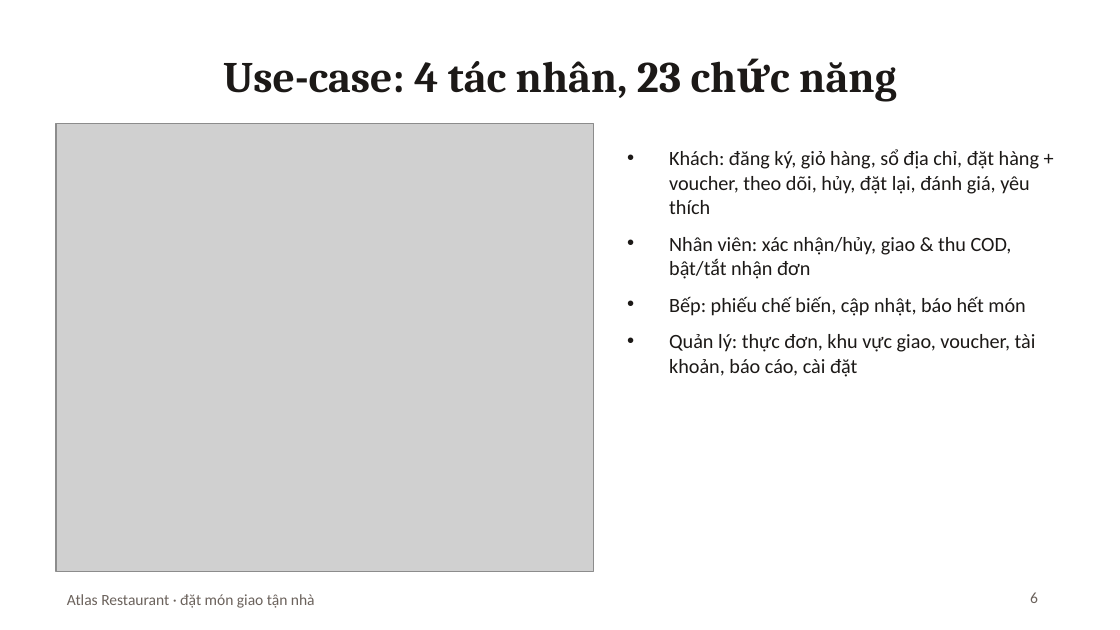
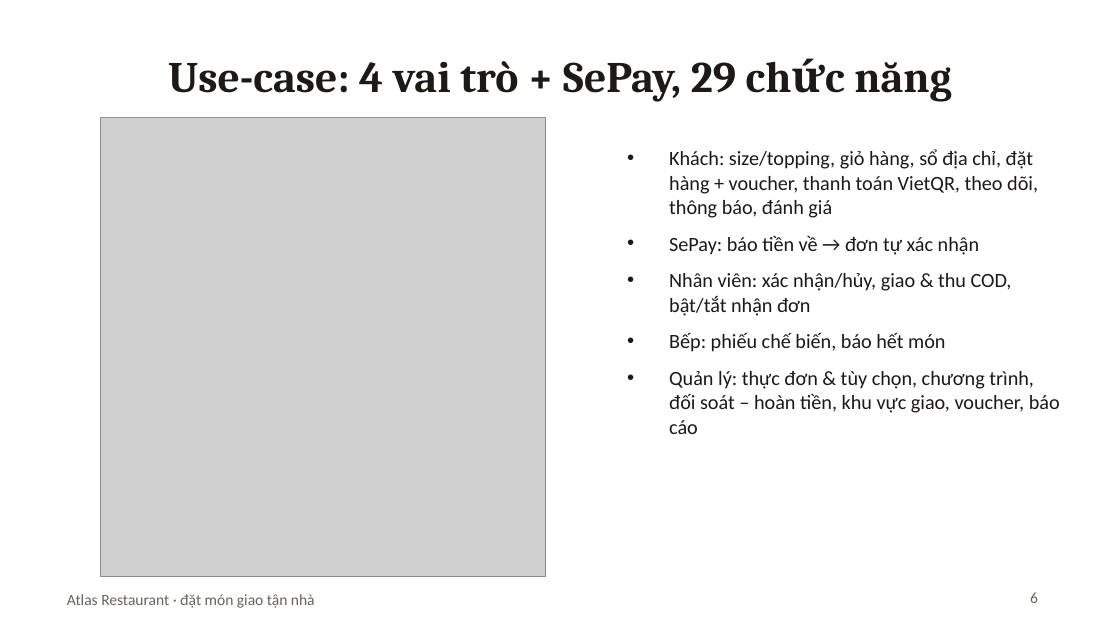
Before and after one commit to Anpham120/restaurant-ordering-mobile, a slide deck: slide 6 of docs/Slide_BTL_AtlasRestaurant.pptx. Drawn at 1120x630 pixels with LibreOffice and Linux fonts; fonts in the diff are those of the drawing; grey boxes stand for pictures. Boxes give left, top, right and bottom in pixels: in the first picture for what was removed or moved away, otherwise in the second. Text is boxed around its words. In the diff, an @@ line names an element or a change of style, - is before the commit and + after.

```diff
--- a/docs/Slide_BTL_AtlasRestaurant.pptx
+++ b/docs/Slide_BTL_AtlasRestaurant.pptx
@@ title at (168, 61, 951, 102): text changed @@
-Use-case: 4 tác nhân, 23 chức năng
+Use-case: 4 vai trò + SePay, 29 chức năng
@@ picture: place and size @@
-picture at (56, 123, 594, 571)
+picture at (101, 118, 545, 577)
@@ text at (669, 149, 1038, 255): text changed @@
-• Khách: đăng ký, giỏ hàng, sổ địa chỉ, đặt hàng + voucher, theo dõi, hủy, đặt lại, đánh giá, yêu thích
+• Khách: size/topping, giỏ hàng, sổ địa chỉ, đặt hàng + voucher, thanh toán VietQR, theo dõi, thông báo, đánh giá
+• SePay: báo tiền về → đơn tự xác nhận
@@ text at (669, 332, 1060, 434): text changed @@
-• Bếp: phiếu chế biến, cập nhật, báo hết món
-• Quản lý: thực đơn, khu vực giao, voucher, tài khoản, báo cáo, cài đặt
+• Bếp: phiếu chế biến, báo hết món
+• Quản lý: thực đơn & tùy chọn, chương trình, đối soát – hoàn tiền, khu vực giao, voucher, báo cáo
```
Also in this commit, not shown: 9 other slides changed, 4 slides added, 2 slides removed, 5 other files.
